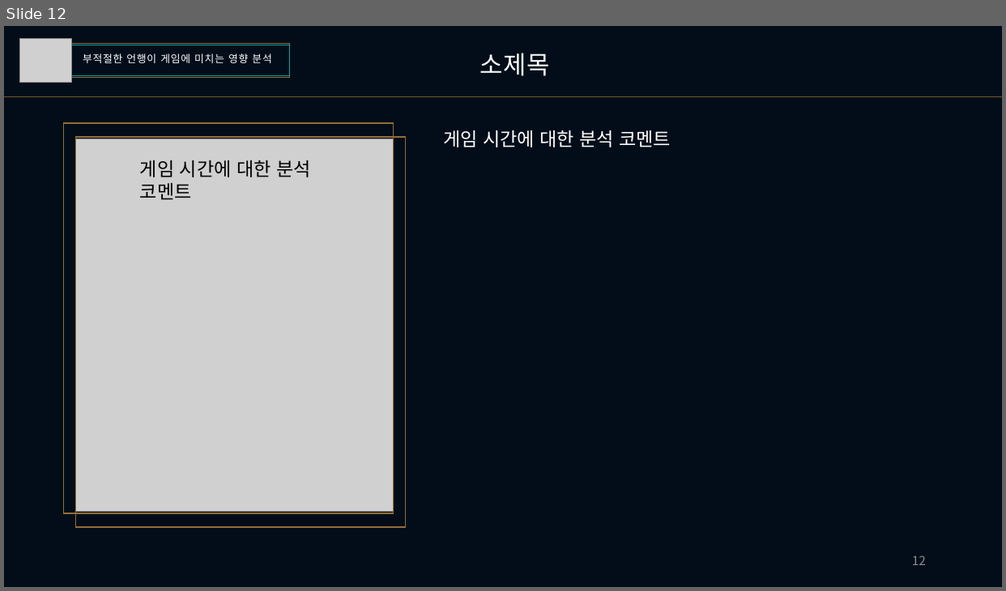
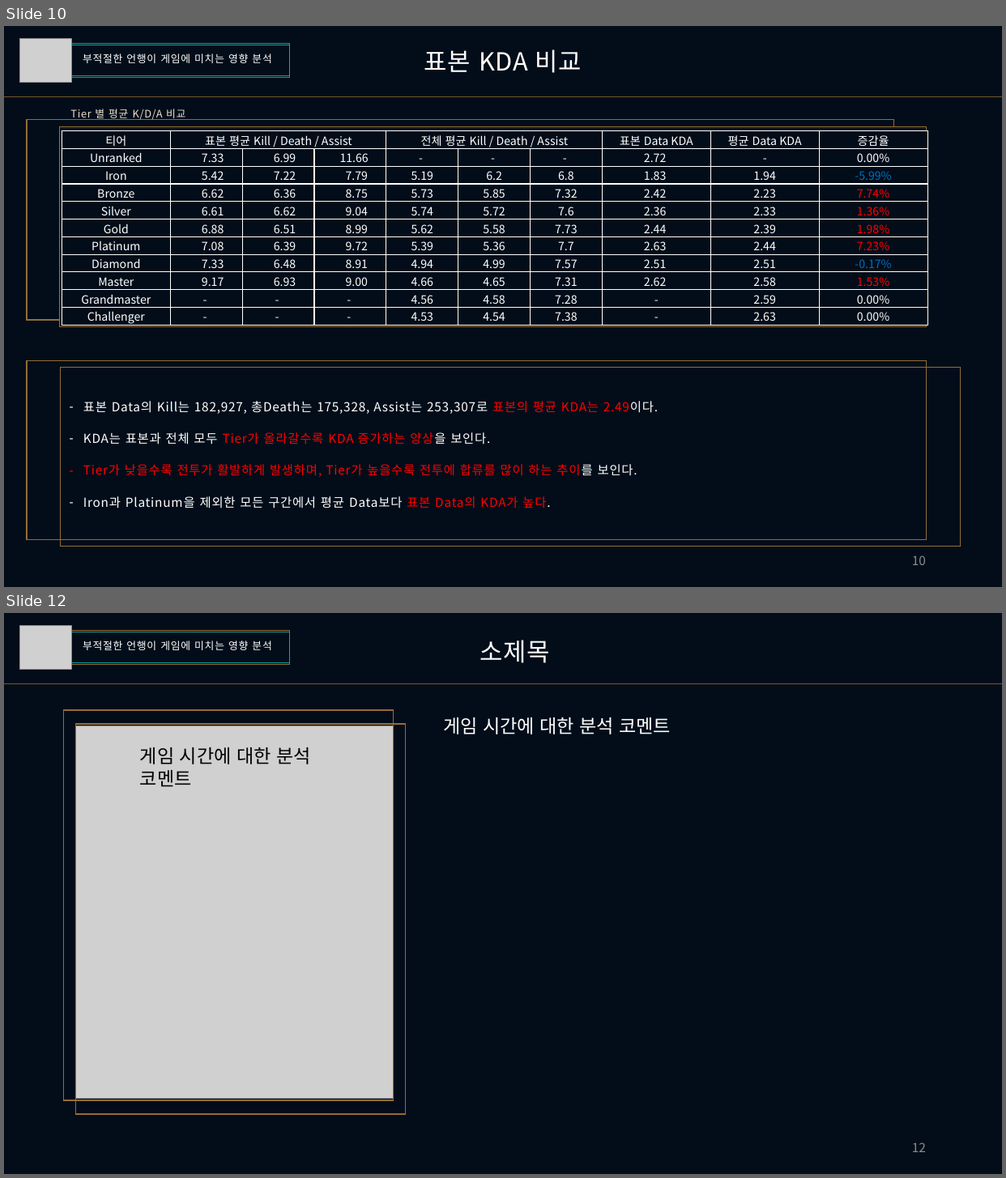
Before and after one commit to Heoquixote/lol_curse_winrate, a slide deck: 220704/220704_EDA_왓고컴코_PPT_V2.pptx. Shown one above the other, each under a label of ours: slide 12 before the commit, slides 10 and 12 after it; the slides between them are not shown. The pictures are 1006x591 and 1006x1178 pixels, drawn with LibreOffice and Linux fonts; fonts in the diff are those of the drawing; grey boxes stand for pictures. Boxes give left, top, right and bottom in pixels: in the first picture for what was removed or moved away, otherwise in the second. Text is boxed around its words. In the diff, an @@ line names an element or a change of style, - is before the commit and + after.

```diff
--- a/220704/220704_EDA_왓고컴코_PPT_V2.pptx
+++ b/220704/220704_EDA_왓고컴코_PPT_V2.pptx
@@ slide 10 added at box(4, 26, 1002, 587), background #020D19 @@
@@ text added at box(424, 49, 582, 73), 24 pt, text #FFFFFF @@
+표본 KDA 비교
@@ group added at box(19, 39, 289, 82): 2 rectangles, 1 picture, 1 text @@
+부적절한 언행이 게임에 미치는 영향 분석
@@ line added from (4, 97) to (1002, 97), #755827 0.5 pt @@
@@ rectangle added at box(27, 120, 893, 320), outline #936E37 1 pt @@
@@ text added at box(70, 109, 185, 120), 10 pt, text #ECDFCC @@
+Tier 별 평균 K/D/A 비교
@@ rectangle added at box(59, 127, 927, 327), fill #0D141F, outline #936E37 1 pt @@
@@ table added at box(62, 130, 927, 327), 11 rows, 10 columns @@
+티어 | 표본 평균 Kill / Death / Assist |  |  | 전체 평균 Kill / Death / Assist |  |  | 표본 Data KDA | 평균 Data KDA | 증감율
+Unranked | 7.33 | 6.99 | 11.66 | - | - | - | 2.72 | - | 0.00%
+Iron | 5.42 | 7.22 | 7.79 | 5.19 | 6.2 | 6.8 | 1.83 | 1.94 | -5.99%
+Bronze | 6.62 | 6.36 | 8.75 | 5.73 | 5.85 | 7.32 | 2.42 | 2.23 | 7.74%
+Silver | 6.61 | 6.62 | 9.04 | 5.74 | 5.72 | 7.6 | 2.36 | 2.33 | 1.36%
+Gold | 6.88 | 6.51 | 8.99 | 5.62 | 5.58 | 7.73 | 2.44 | 2.39 | 1.98%
+Platinum | 7.08 | 6.39 | 9.72 | 5.39 | 5.36 | 7.7 | 2.63 | 2.44 | 7.23%
+Diamond | 7.33 | 6.48 | 8.91 | 4.94 | 4.99 | 7.57 | 2.51 | 2.51 | -0.17%
+Master | 9.17 | 6.93 | 9.00 | 4.66 | 4.65 | 7.31 | 2.62 | 2.58 | 1.53%
+Grandmaster | - | - | - | 4.56 | 4.58 | 7.28 | - | 2.59 | 0.00%
+Challenger | - | - | - | 4.53 | 4.54 | 7.38 | - | 2.63 | 0.00%
@@ rectangle added at box(27, 361, 927, 540), outline #936E37 1 pt @@
@@ rectangle added at box(61, 367, 961, 546), outline #936E37 1 pt @@
@@ text added at box(83, 401, 658, 509), 12 pt, text #FFFFFF @@
+– 표본 Data의 Kill는 182,927, 총Death는 175,328, Assist는 253,307로 표본의 평균 KDA는 2.49이다.
+– KDA는 표본과 전체 모두 Tier가 올라갈수록 KDA 증가하는 양상을 보인다.
+– Tier가 낮을수록 전투가 활발하게 발생하며, Tier가 높을수록 전투에 합류를 많이 하는 추이를 보인다.
+– Iron과 Platinum을 제외한 모든 구간에서 평균 Data보다 표본 Data의 KDA가 높다.
@@ page number added at box(912, 556, 926, 565), 12 pt, text #8C8C8C @@
+10
```
Also in this commit, not shown: 5 slides changed, 6 other files.
